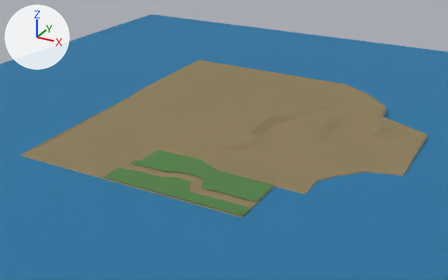
One commit to the glTF model assets/environment/city_square/coast_and_terrain.glb: the scene before it, then after it.
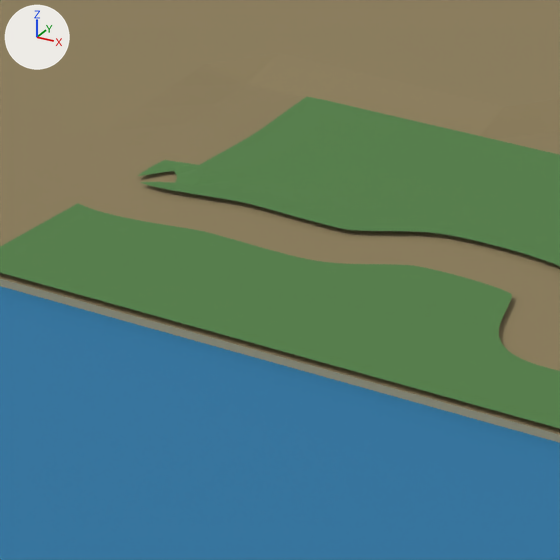
There are two pictures of each version: one whole from a camera (50 mm lens) standing at (190.5, -498.0, 237.6) and looking at (-80.4, -5.4, -8.7), one close up on the part from 24% to 44% of the width and 48% to 80% of the height. Lighting does not change. The marker at upper left points along +X, +Y and +Z. The last two pictures show the newer version. Vertices at exactly the same position are counted once.

The first close-up shows 'CoastalCliffs', 'GardenGrass', 'TownLand', 'Water'.
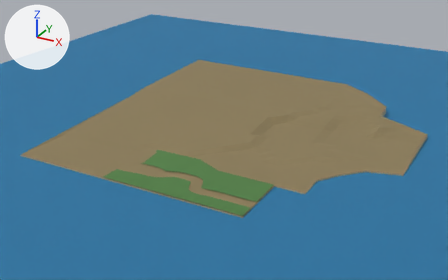
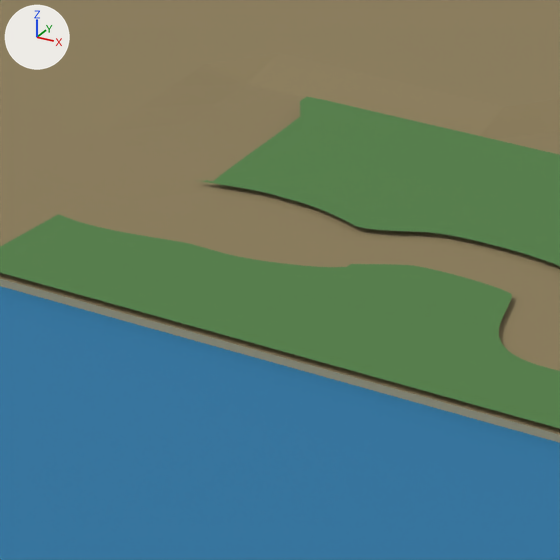
Where the change shows, as pixel boxes (x1, y1, x2, y2) in the close-ups (560 x 560 px):
```json
{"part": 1, "of": "me_gardengrass", "change": "cut back", "before": [0, 101, 398, 273], "after": [0, 101, 398, 273]}
```

The change, as JSON lines over the scene's bpy script:
```json
{"block": "me_gardengrass", "where": "# used by ob_gardengrass; location = (0.0, 0.0, 0.0)"}
{"op": "remove", "block": "me_gardengrass", "code": "me_gardengrass.from_pydata(...)  # 1900 vertices, 3476 faces; spans x -120.0..10.5, y -142.5..-75.0, z 2.0..3.7"}
{"op": "add", "block": "me_gardengrass", "code": "me_gardengrass.from_pydata(...)  # 2192 vertices, 3690 faces; spans x -120.0..10.5, y -142.5..-75.0, z 2.0..3.7"}
{"block": "me_gardengrass", "change": "me_gardengrass part 1: 6 vertices moved from x -109.0..-76.0, y -120.0..-83.7, z 2.0..3.4 to x -106.2..-75.3, y -122.1..-84.0, z 2.0..3.4; 212 vertices removed from x -118.7..-75.4, y -124.0..-80.7, z 2.0..3.5; 504 vertices added at x -119.9..-74.1, y -140.5..-79.7, z 2.0..3.6"}
```
